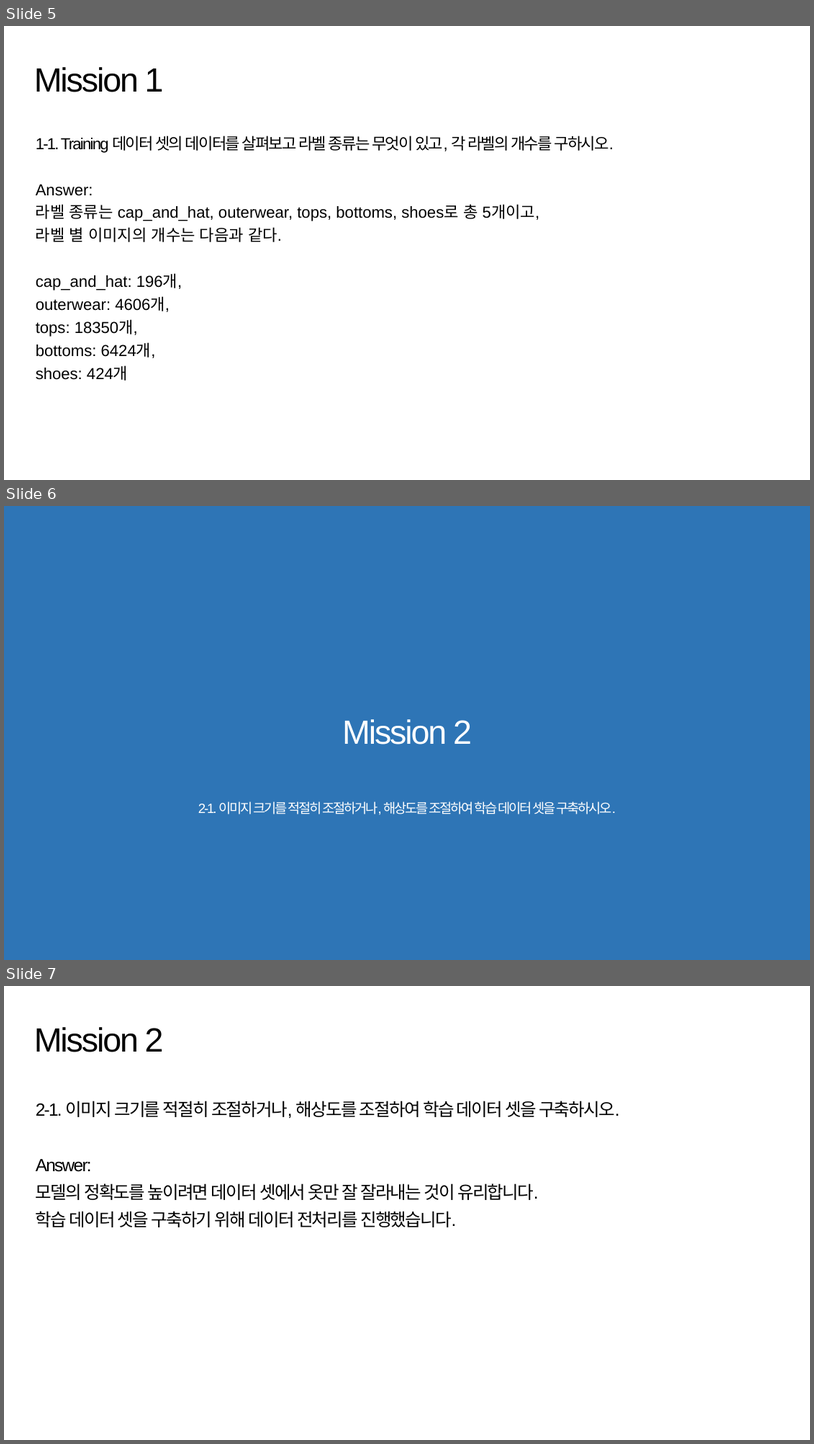
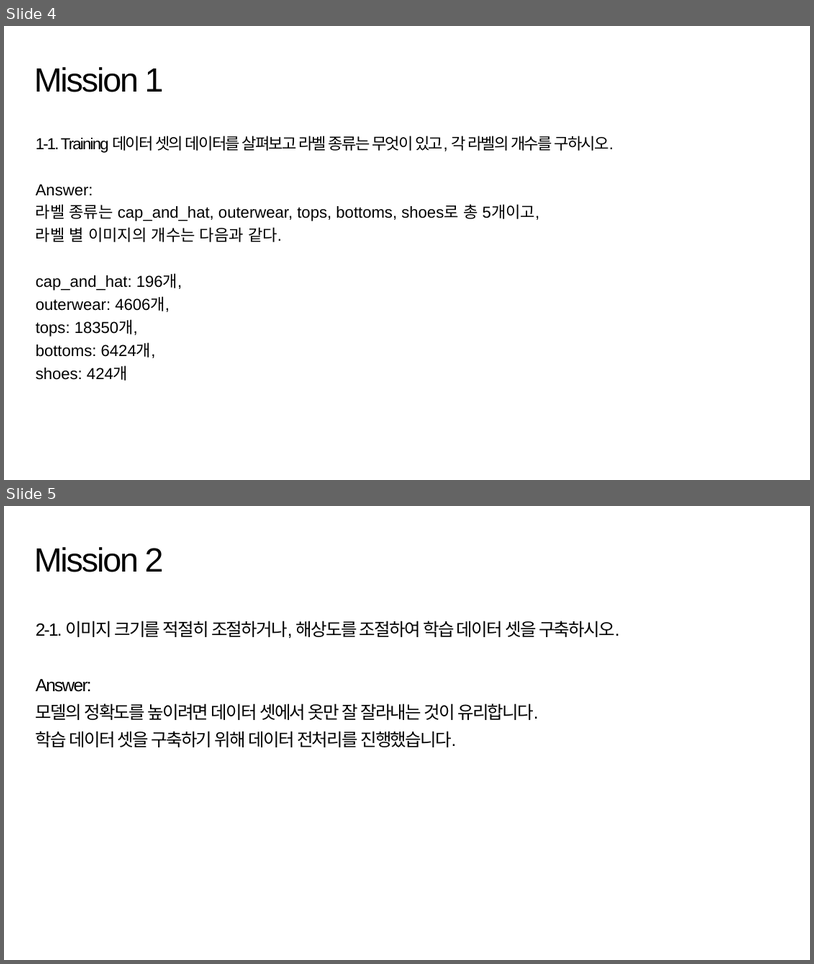
Before and after one commit to suk-6/22-dcc, a slide deck: 춘식이 발표자료.pptx. Shown one above the other, each under a label of ours: slides 5, 6 and 7 before the commit, slides 4 and 5 after it. The pictures are 814x1444 and 814x964 pixels, drawn with LibreOffice and Linux fonts; fonts in the diff are those of the drawing; background and template pictures are left out. Boxes give left, top, right and bottom in pixels: in the first picture for what was removed or moved away, otherwise in the second. Text is boxed around its words. In the diff, an @@ line names an element or a change of style, - is before the commit and + after.

```diff
--- a/춘식이 발표자료.pptx
+++ b/춘식이 발표자료.pptx
@@ slide 6 removed at <box>4,506,810,960</box>, background #2E75B6 @@
@@ title removed at <box>342,719,472,744</box> @@
-Mission 2
@@ text removed at <box>198,801,616,815</box> @@
-2-1. 이미지 크기를 적절히 조절하거나, 해상도를 조절하여 학습 데이터 셋을 구축하시오.
@@ what was slide 5 is now slide 4 @@
@@ what was slide 7 is now slide 5 @@
```
Also in this commit, not shown: 2 slides changed, 1 other slide removed.
